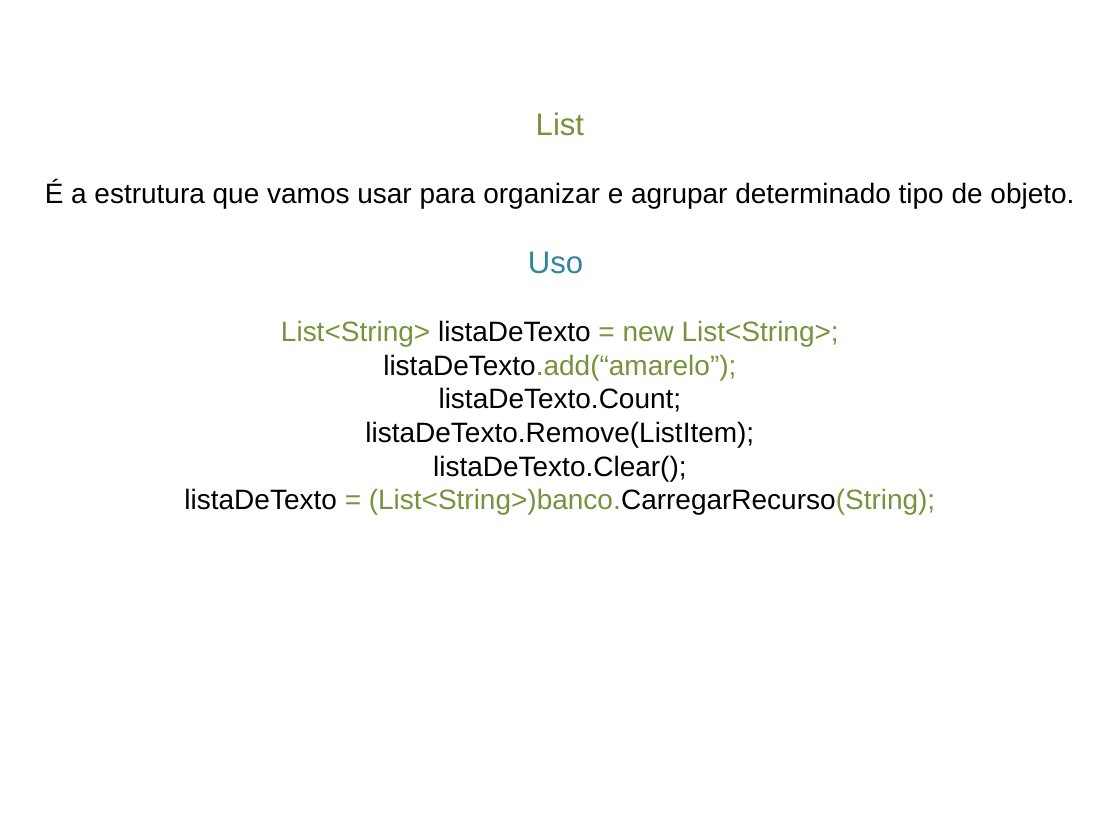
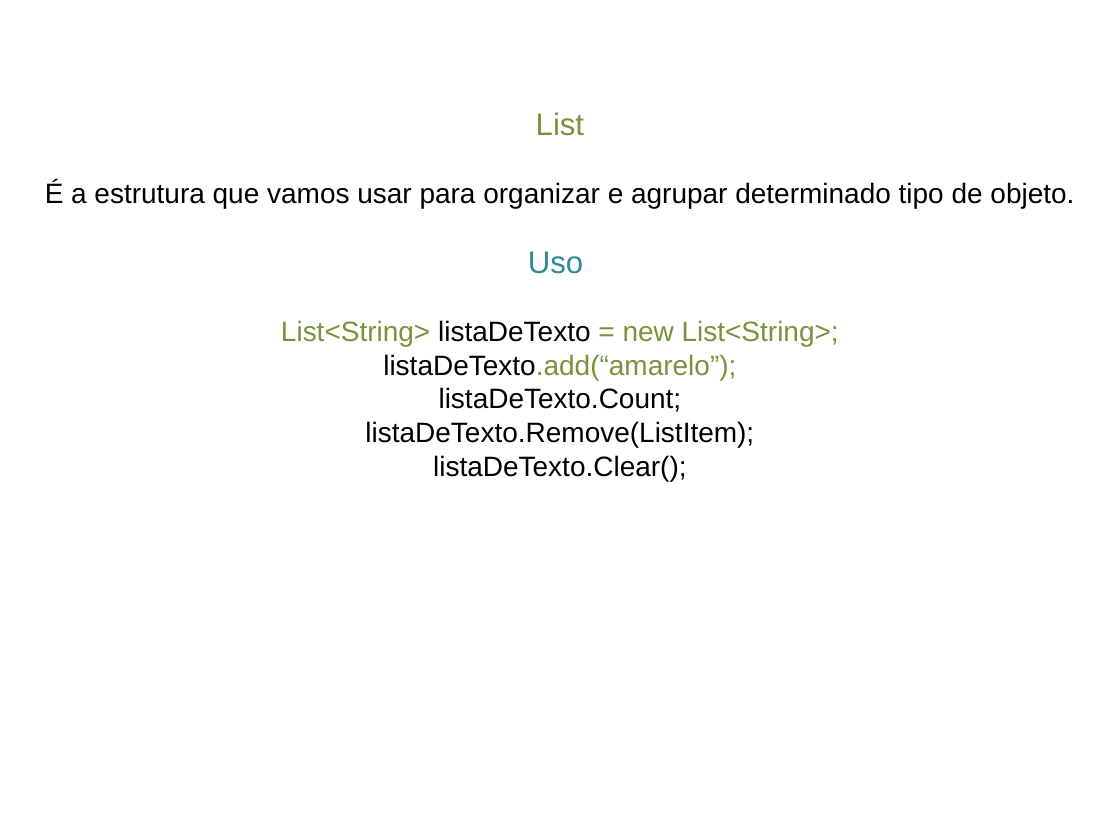
Before and after one commit to GustavoTravnik/MiniCursoIFSudeste, a slide deck: slide 14 of Sequência de Ensino/Itens Necessários/Slide.pptx. Drawn at 1120x840 pixels with LibreOffice and Linux fonts; fonts in the diff are those of the drawing. Boxes give left, top, right and bottom in pixels: in the first picture for what was removed or moved away, otherwise in the second. Text is boxed around its words. In the diff, an @@ line names an element or a change of style, - is before the commit and + after.

```diff
--- a/Sequência de Ensino/Itens Necessários/Slide.pptx
+++ b/Sequência de Ensino/Itens Necessários/Slide.pptx
@@ text at (184,488,935,514): paragraph removed @@
-listaDeTexto = (List<String>)banco.CarregarRecurso(String);
```
Also in this commit, not shown: 2 other slides changed, 34 other files.
